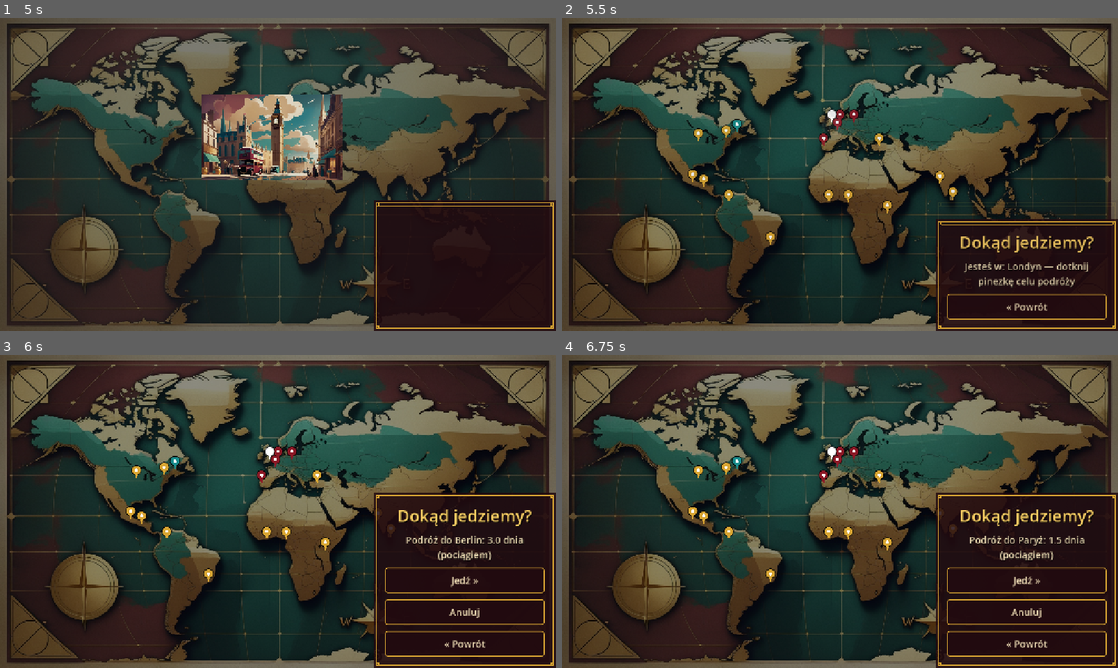
Above: before the commit, frames 1-4 (two rows, left to right).
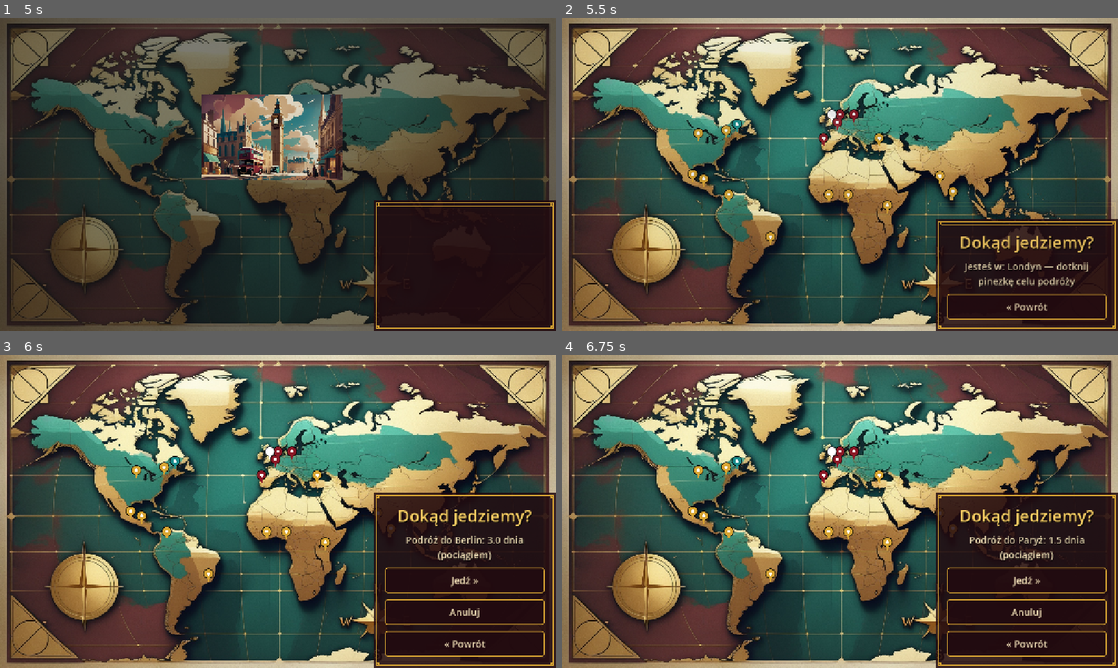
Above: after the commit, the same moments.

Repository: cinekm20/the-forger-retro-tycoon
Game: Godot game, scene res://scenes/main_menu/MainMenu.tscn
The game is run twice, just before and just after one commit, with the same random seed, the same clock (stepped at 60 frames per second) and the same inputs.
Inputs (mouse positions are in pixels of both pictures, inside the frame that each line leads up to):
- Up to frame 1 (5 s): click "1" at 0.5 s; click "Tryb łatwy (15/40 obrazów do …" at 1.25 s; click "Nowa gra" at 2 s; click (494, 299) at 2.77 s; type "12" at 2.85 s; click "Rozpocznij grę" at 3.5 s; click "Jedź »" at 4.25 s
- Up to frame 2 (5.5 s): move the mouse to (962, 158) at 5.02 s; click (962, 158) at 5.17 s
- Up to frame 3 (6 s): click (289, 452) at 5.77 s
- Up to frame 4 (6.75 s): click (834, 461) at 6.52 s

Frame 1 is identical in both runs. In frame 2, 71% of the frame differs, in the area x 0-100%, y 0-100%; in frame 3, 71%; in frame 4, 71%.

Commit message:
TravelMap.gd: mapę można przybliżać/przesuwać, pinezki skalują się stonowanie
Zgłoszenie użytkownika: mapa świata ma dać się przybliżać (uszczypnięcie na
dotyku, kółko myszy na desktopie) i przesuwać, a pinezki mają przy tym
trochę się powiększać i zostawać na dokładnie tych samych, skalibrowanych
miejscach.

Tło + warstwa pinezek trafiają do nowego map_content (scale/position
sterowane przez _apply_zoom/_apply_pan zamiast statycznych anchorów całego
ekranu) — pinezki, jako potomek map_content, automatycznie poruszają się i
skalują razem z mapą. Każda pinezka dostaje dodatkowo WŁASNE scale, które
dzieli stonowany docelowy rozmiar przez bieżący zoom (PIN_ZOOM_DAMPING=0.35),
więc rośnie wolniej niż sama mapa, oraz pivot_offset na koniuszku, żeby
skalowanie nie przesuwało kalibracji. Zoom zawsze wokół punktu
uszczypnięcia/kursora, zaciśnięty do [1.0, 2.5]; pan zaciśnięty tak, żeby
nigdy nie odsłonić pustego marginesu poza teksturą.

Co-Authored-By: Claude Sonnet 5 <noreply@anthropic.com>
Claude-Session: https://claude.ai/code/session_01WjdcGYSPdySvPA6GKCaWaN

Diff:
--- a/game/scenes/travel_map/TravelMap.gd
+++ b/game/scenes/travel_map/TravelMap.gd
@@ -6,6 +6,25 @@
 ## (make_root_bottom, ta sama ozdobna ramka co w Hub.gd) — pełnowysokościowy
 ## pasek z prawej krawędzi (dawne make_root_side) zasłaniał pinezki
 ## rozrzucone po całej mapie, w tym te blisko prawej krawędzi.
+##
+## Zgłoszenie użytkownika: samą mapę (tło + pinezki) da się przybliżać
+## (uszczypnięcie na dotyku/kółko myszy) i przesuwać (przeciąganie), a
+## pinezki przy tym trochę się powiększają (nie 1:1 z zoomem mapy — patrz
+## PIN_ZOOM_DAMPING) i ZOSTAJĄ na dokładnie tych samych, skalibrowanych
+## miejscach. Architektura: map_content (tło + warstwa pinezek) dostaje
+## `scale`/`position` sterowane przez _apply_zoom/_apply_pan zamiast
+## anchorów świata-do-ekranu — to WEWNĄTRZ map_content pinezki nadal są
+## anchor-owane fakturą (frac.x/frac.y) tak jak wcześniej, więc automatycznie
+## poruszają się/skalują RAZEM z tłem (są jego potomkiem), niezależnie od
+## aktualnego zoomu/panu. Każda pinezka dostaje DODATKOWO WŁASNE `scale`,
+## które DZIELI docelowy (stonowany) rozmiar przez bieżący zoom mapy — to
+## KASUJE odziedziczoną skalę rodzica i zastępuje ją stonowaną, więc pinezki
+## rosną WOLNIEJ niż sama mapa (patrz _update_pin_scale). `pivot_offset`
+## każdej pinezki ustawiony na jej koniuszek (ten sam punkt, który wcześniej
+## dostawał offset_bottom=0 — patrz komentarz w _build_pins) — skalowanie
+## wokół koniuszka, nie środka pinezki, jest KONIECZNE, żeby koniuszek został
+## dokładnie na skalibrowanym miejscu niezależnie od tego, jak bardzo pinezka
+## akurat urosła.
 
 const TYPE_PIN_COLORS := {
 	"plantation": Color(0.85, 0.65, 0.2),
@@ -16,14 +35,28 @@
 
 const MapPinScript := preload("res://scripts/ui/MapPin.gd")
 
+const MIN_ZOOM := 1.0
+const MAX_ZOOM := 2.5
+## Pinezki rosną WOLNIEJ niż mapa — przy MAX_ZOOM mapa jest 2.5× większa, ale
+## pinezki tylko ok. 1.5× (1.0 + 1.5*0.35 ≈ 1.53) — zgłoszenie użytkownika:
+## "trochę powiększały się pinezki", nie tyle samo co mapa (co przy dużym
+## zoomie zamieniłoby je w nieczytelne plamy).
+const PIN_ZOOM_DAMPING := 0.35
+const WHEEL_ZOOM_STEP := 0.15  ## na jedno kliknięcie kółka myszy (test/desktop)
+
 var info_label: Label
 var confirm_button: Button
 var cancel_button: Button
 var selected_city: String = ""
 
+var map_viewport: Control
+var map_content: Control
+var pins: Array[Button] = []
+var zoom: float = MIN_ZOOM
+
 
 func _ready() -> void:
-	ScreenHelpers.make_background(self, Cities.MAP_BACKGROUND_PATH)
+	_build_map(Cities.MAP_BACKGROUND_PATH)
 	_build_pins()
 
 	var root := ScreenHelpers.make_root_bottom(self, true)
@@ -48,6 +81,33 @@
 	return tr("Jesteś w: %s — dotknij pinezkę celu podróży") % Cities.get_city_name(Travel.current_city)
 
 
+## map_viewport: pełnoekranowy, NIERUCHOMY kontener, wycina (clip_contents)
+## wszystko, co przy zoomie/panie wystaje poza ekran — jego WŁASNY `_gui_input`
+## odbiera gesty uszczypnięcia/przeciągnięcia/kółka myszy (patrz niżej).
+## map_content: to, co faktycznie się skaluje/przesuwa (`scale`/`position`) —
+## tło + warstwa pinezek jako jego dzieci, więc poruszają się/skalują RAZEM.
+func _build_map(background_path: String) -> void:
+	map_viewport = Control.new()
+	map_viewport.set_anchors_preset(Control.PRESET_FULL_RECT)
+	map_viewport.clip_contents = true
+	map_viewport.mouse_filter = Control.MOUSE_FILTER_PASS
+	map_viewport.gui_input.connect(_on_map_gui_input)
+	add_child(map_viewport)
+
+	map_content = Control.new()
+	map_content.set_anchors_preset(Control.PRESET_FULL_RECT)
+	map_content.mouse_filter = Control.MOUSE_FILTER_PASS
+	map_viewport.add_child(map_content)
+
+	var bg := TextureRect.new()
+	bg.texture = load(background_path)
+	bg.set_anchors_preset(Control.PRESET_FULL_RECT)
+	bg.expand_mode = TextureRect.EXPAND_IGNORE_SIZE
+	bg.stretch_mode = TextureRect.STRETCH_SCALE
+	bg.mouse_filter = Control.MOUSE_FILTER_IGNORE
+	map_content.add_child(bg)
+
+
 ## Pinezki NIE dostają jednorazowo wyliczonej pozycji w pikselach (`position =
 ## frac * get_viewport_rect().size`, tak było wcześniej) — to liczy się raz,
 ## w momencie budowania ekranu, i później się nie przelicza, więc przy każdej
@@ -58,16 +118,16 @@
 ## miejsc. Zamiast tego każda pinezka dostaje anchor_left=anchor_right=frac.x,
 ## anchor_top=anchor_bottom=frac.y (jeden punkt zakotwiczenia) + stały,
 ## pikselowy offset na wielkość PIN_SIZE — layout Godota sam przelicza tę
-## pozycję na nowo przy KAŻDEJ zmianie rozmiaru rodzica, tak samo jak robi to
-## tło (ScreenHelpers.make_background, STRETCH_SCALE na całym FULL_RECT), więc
-## oba zawsze poruszają się razem, niezależnie od rozdzielczości czy momentu
-## przeliczenia.
+## pozycję na nowo przy KAŻDEJ zmianie rozmiaru rodzica (map_content), tak
+## samo jak robi to tło, więc oba zawsze poruszają się razem, niezależnie od
+## rozdzielczości, momentu przeliczenia CZY aktualnego zoomu/panu mapy.
 func _build_pins() -> void:
 	var pins_layer := Control.new()
 	pins_layer.set_anchors_preset(Control.PRESET_FULL_RECT)
 	pins_layer.mouse_filter = Control.MOUSE_FILTER_PASS
-	add_child(pins_layer)
-
+	map_content.add_child(pins_layer)
+
+	pins.clear()
 	for city_id in Cities.CITIES.keys():
 		var pin: Button = MapPinScript.new()
 		var city_type: String = Cities.CITIES[city_id]["type"]
@@ -88,9 +148,85 @@
 		pin.offset_right = MapPinScript.PIN_SIZE.x / 2.0
 		pin.offset_top = -MapPinScript.PIN_SIZE.y
 		pin.offset_bottom = 0.0
+		## pivot_offset = koniuszek — pinezka rośnie/maleje (patrz
+		## _update_pin_scale) WOKÓŁ tego punktu, więc koniuszek zostaje
+		## dokładnie na skalibrowanym miejscu niezależnie od aktualnej skali.
+		pin.pivot_offset = Vector2(MapPinScript.PIN_SIZE.x * 0.5, MapPinScript.PIN_SIZE.y)
 		pin.tooltip_text = Cities.get_city_name(city_id)
 		pin.pressed.connect(_on_pin_selected.bind(city_id))
 		pins_layer.add_child(pin)
+		pins.append(pin)
+
+
+## Obsługuje: uszczypnięcie (InputEventMagnifyGesture), przeciąganie dwoma
+## palcami (InputEventPanGesture), kółko myszy (zoom, desktop/test) i
+## przeciąganie lewym przyciskiem/palcem (pan). Zoom zawsze wokół pozycji
+## gestu/kursora (_apply_zoom), więc mapa "przybliża się w to miejsce, gdzie
+## uszczypnięto", nie zawsze do środka ekranu.
+func _on_map_gui_input(event: InputEvent) -> void:
+	if event is InputEventMagnifyGesture:
+		_apply_zoom(zoom * event.factor, event.position)
+	elif event is InputEventPanGesture:
+		_apply_pan(-event.delta)
+	elif event is InputEventMouseButton and event.pressed and event.button_index == MOUSE_BUTTON_WHEEL_UP:
+		_apply_zoom(zoom + WHEEL_ZOOM_STEP, event.position)
+	elif event is InputEventMouseButton and event.pressed and event.button_index == MOUSE_BUTTON_WHEEL_DOWN:
+		_apply_zoom(zoom - WHEEL_ZOOM_STEP, event.position)
+	elif event is InputEventScreenDrag:
+		_apply_pan(event.relative)
+	elif event is InputEventMouseMotion and Input.is_mouse_button_pressed(MOUSE_BUTTON_LEFT):
+		_apply_pan(event.relative)
+
+
+## Zmienia zoom, zachowując POD KURSOREM/PALCEM (`focal`, we współrzędnych
+## map_viewport) ten sam punkt mapy co przed zmianą — standardowa transformata
+## "zoom do punktu": najpierw liczymy, na jaki punkt WEWNĄTRZ map_content
+## (sprzed zmiany skali) wskazuje `focal`, potem dobieramy nową pozycję tak,
+## żeby DOKŁADNIE ten sam punkt mapy znów wypadł pod `focal` po zmianie skali.
+func _apply_zoom(new_zoom: float, focal: Vector2) -> void:
+	new_zoom = clampf(new_zoom, MIN_ZOOM, MAX_ZOOM)
+	if is_equal_approx(new_zoom, zoom):
+		return
+	var local_point := (focal - map_content.position) / zoom
+	zoom = new_zoom
+	map_content.position = focal - local_point * zoom
+	map_content.scale = Vector2(zoom, zoom)
+	_clamp_pan()
+	_update_pin_scale()
+
+
+func _apply_pan(delta: Vector2) -> void:
+	if zoom <= MIN_ZOOM:
+		return  ## bez sensu przesuwać, gdy mapa i tak dokładnie wypełnia ekran
+	map_content.position += delta
+	_clamp_pan()
+
+
+## Nie pozwala odsłonić pustego marginesu poza teksturą tła — powiększona
+## treść (rozmiar = rozmiar viewportu * zoom) zawsze musi w pełni pokrywać
+## map_viewport, więc pozycja jest zaciśnięta do przedziału [viewport - treść, 0]
+## w obu osiach (przy zoom=1.0 oba krańce wynoszą 0, więc pozycja zawsze
+## wraca dokładnie do (0,0) — panowanie bez przybliżenia nie ma efektu, patrz
+## _apply_pan wyżej).
+func _clamp_pan() -> void:
+	var viewport_size := map_viewport.size
+	var content_size := viewport_size * zoom
+	var min_pos := viewport_size - content_size
+	map_content.position.x = clampf(map_content.position.x, min_pos.x, 0.0)
+	map_content.position.y = clampf(map_content.position.y, min_pos.y, 0.0)
+
+
+## Każda pinezka dostaje WŁASNE `scale`, które DZIELI stonowany docelowy
+## rozmiar przez bieżący zoom mapy — pinezka jest potomkiem map_content, więc
+## automatycznie ODZIEDZICZA jego skalę (zoom); dzielenie przez `zoom` znosi
+## tę odziedziczoną skalę i zastępuje ją stonowaną, więc finalny, widoczny
+## rozmiar pinezki na ekranie to DOKŁADNIE `target_scale`, niezależnie od
+## aktualnego zoomu mapy.
+func _update_pin_scale() -> void:
+	var target_scale := 1.0 + (zoom - MIN_ZOOM) * PIN_ZOOM_DAMPING
+	var compensated := target_scale / zoom
+	for pin in pins:
+		pin.scale = Vector2(compensated, compensated)
 
 
 ## Kliknięcie pinezki tylko zaznacza cel i pokazuje czas podróży — nie
--- a/game/tests/run_tests.gd
+++ b/game/tests/run_tests.gd
@@ -69,6 +69,9 @@
 	_test_gangsters_chance_shared_by_day()
 	_test_gangster_attempt_resolve_apply_consequences()
 	_test_heist_view_outcome_matches_precomputed_result()
+	_test_travel_map_zoom_clamped_and_pins_scale_damped()
+	_test_travel_map_pan_clamped_when_not_zoomed()
+	_test_travel_map_zoom_keeps_focal_point_fixed()
 	_test_shared_price_by_day()
 	_test_catching_up_player_does_not_double_world_drift()
 	_test_catching_up_player_gets_full_personal_consequences()
@@ -719,6 +722,87 @@
 			_:
 				_assert(is_equal_approx(final_x, view.start_x - 60.0), "failure_escaped: gangster kończy poza ekranem po stronie startu (ucieczka bez łupu)")
 		view.queue_free()
+
+
+## Buduje TravelMap.tscn dodaną do drzewa testu (nie tylko preloadowany
+## skrypt jak RaceTrackView/HeistView — TravelMap.gd nie ma class_name, tak
+## jak inne skrypty EKRANÓW, patrz _test_all_scene_scripts_parse_without_error).
+## map_viewport (PRESET_FULL_RECT) dostaje rozmiar okna projektu (project.godot
+## window/size, 1280×720) automatycznie z samych anchorów, bez ręcznego
+## nadpisywania .size — to samo źródło rozmiaru co Vector2(1280.0, 720.0)
+## używane w testach RaceTrackView/HeistView.
+func _build_travel_map_for_test() -> Control:
+	Travel.reset_new_game()
+	var view: Control = load("res://scenes/travel_map/TravelMap.tscn").instantiate()
+	add_child(view)
+	return view
+
+
+## Zgłoszenie użytkownika: mapę da się przybliżać (uszczypnięcie/kółko myszy),
+## a pinezki przy tym TROCHĘ się powiększają — nie 1:1 z zoomem mapy (patrz
+## PIN_ZOOM_DAMPING w TravelMap.gd). Sprawdzamy: zoom trzyma się granic
+## [MIN_ZOOM, MAX_ZOOM] mimo prośby o wartość poza zakresem, a widoczny
+## (skompensowany) rozmiar pinezki = target_scale/zoom * zoom (odziedziczona
+## skala map_content) = target_scale dokładnie, więc rośnie WOLNIEJ niż sam
+## zoom mapy.
+func _test_travel_map_zoom_clamped_and_pins_scale_damped() -> void:
+	print("-- TravelMap: zoom trzyma się granic, pinezki rosną wolniej niż mapa (PIN_ZOOM_DAMPING) --")
+	var view := _build_travel_map_for_test()
+	var focal: Vector2 = view.map_viewport.size * 0.5
+
+	view._apply_zoom(view.MAX_ZOOM + 5.0, focal)
+	_assert(is_equal_approx(view.zoom, view.MAX_ZOOM), "zoom nie przekracza MAX_ZOOM mimo prośby o dużo więcej")
+	_assert(is_equal_approx(view.map_content.scale.x, view.MAX_ZOOM), "map_content.scale odzwierciedla zaciśnięty zoom")
+
+	var apparent_pin_scale: float = view.pins[0].scale.x * view.map_content.scale.x
+	var expected_target_scale: float = 1.0 + (view.MAX_ZOOM - view.MIN_ZOOM) * view.PIN_ZOOM_DAMPING
+	_assert(is_equal_approx(apparent_pin_scale, expected_target_scale), "widoczny rozmiar pinezki przy MAX_ZOOM = stonowany target_scale (rośnie wolniej niż mapa)")
+	_assert(expected_target_scale < view.MAX_ZOOM, "stonowany rozmiar pinezki jest MNIEJSZY niż zoom samej mapy — rosną wolniej, nie 1:1")
+
+	view._apply_zoom(view.MIN_ZOOM - 5.0, focal)
+	_assert(is_equal_approx(view.zoom, view.MIN_ZOOM), "zoom nie spada poniżej MIN_ZOOM mimo prośby o dużo mniej")
+
+	view.queue_free()
+
+
+## Zgłoszenie użytkownika: pinezki mają ZOSTAĆ na dobrym miejscu — przy braku
+## przybliżenia (zoom == MIN_ZOOM) mapa i tak dokładnie wypełnia ekran, więc
+## przeciąganie nie powinno w ogóle przesuwać treści (nie ma dokąd — patrz
+## komentarz w _apply_pan/_clamp_pan).
+func _test_travel_map_pan_clamped_when_not_zoomed() -> void:
+	print("-- TravelMap: bez przybliżenia przeciąganie nie rusza mapy (nie ma dokąd) --")
+	var view := _build_travel_map_for_test()
+	_assert(is_equal_approx(view.zoom, view.MIN_ZOOM), "startowy zoom to MIN_ZOOM")
+
+	view._apply_pan(Vector2(150.0, -150.0))
+	_assert(view.map_content.position.is_equal_approx(Vector2.ZERO), "pozycja mapy zostaje (0,0) — przeciąganie bez zoomu jest bez efektu")
+
+	view.queue_free()
+
+
+## Zgłoszenie użytkownika: pinezki mają zostać na dobrym miejscu WZGLĘDEM
+## MAPY także w trakcie samego przybliżania — standardowa własność "zoom do
+## punktu": ten sam punkt mapy (we współrzędnych WEWNĄTRZ map_content, przed
+## przeskalowaniem) musi wypadać pod tym samym punktem ekranu (`focal`) i
+## PRZED, i PO zmianie zoomu. Test liczy ten punkt tym samym wzorem co
+## _apply_zoom i porównuje przed/po (przy zoomowaniu w okolicy środka ekranu
+## naturalny wynik mieści się w granicach _clamp_pan, więc test nie jest
+## zakłócony przez zaciskanie).
+func _test_travel_map_zoom_keeps_focal_point_fixed() -> void:
+	print("-- TravelMap: zoom zachowuje ten sam punkt mapy pod kursorem/palcem --")
+	var view := _build_travel_map_for_test()
+	var focal: Vector2 = view.map_viewport.size * 0.5
+	var local_point_before: Vector2 = (focal - view.map_content.position) / view.zoom
+
+	view._apply_zoom(1.6, focal)
+	var local_point_after: Vector2 = (focal - view.map_content.position) / view.zoom
+	_assert(local_point_before.is_equal_approx(local_point_after), "ten sam punkt mapy zostaje pod focal po zmianie zoomu (1.0 -> 1.6)")
+
+	view._apply_zoom(2.2, focal)
+	var local_point_after_2: Vector2 = (focal - view.map_content.position) / view.zoom
+	_assert(local_point_before.is_equal_approx(local_point_after_2), "ten sam punkt mapy zostaje pod focal po kolejnej zmianie zoomu (1.6 -> 2.2)")
+
+	view.queue_free()
 
 
 func _test_travel_vehicle_choice() -> void:
